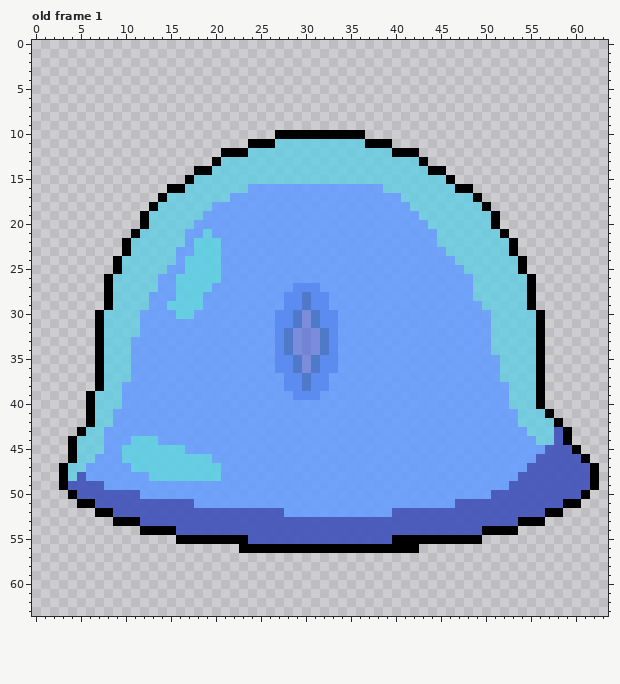
A pixel-art file gets an edit: Sprites/Slime.aseprite. The first picture shows the starting point.
64x64 pixels, 1 frame. Shown: old frame 1. The commit also changed other frames, which this record leaves out.
New version:
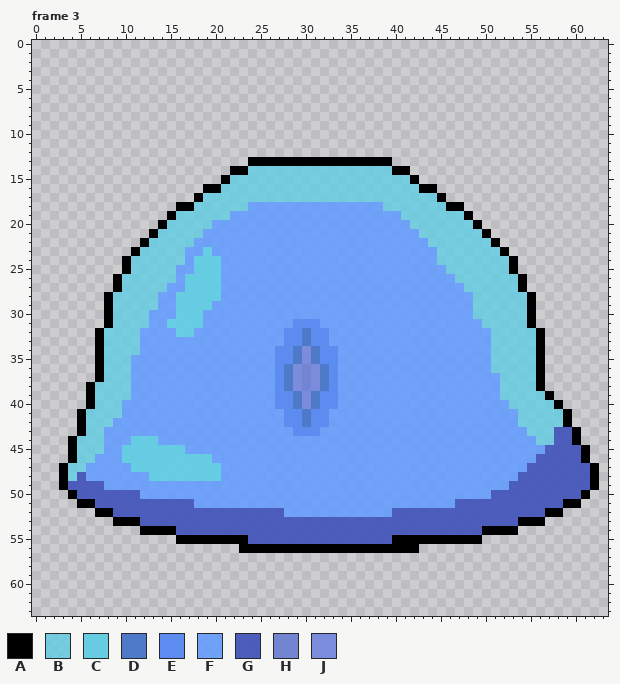
Palette (. is transparent): A #000000  B #5fcde4c7  C #5fcde4ee  D #4e7ac9  E #5c8cf0  F #639bffdd  G #4455bbee  H #7384d3  J #7c8cdd
A new or re-ordered frame is compared with the old frame closest to it.
The edit:
frames 1 -> 5
--- frame 3 is new; against old frame 1
@@ x 0..63 @@
  9 ................................................................
-10 ...........................AAAAAAAAAA...........................
-11 ........................AAABBBBBBBBBBAAA........................
-12 .....................AAABBBBBBBBBBBBBBBBAAA.....................
-13 ....................ABBBBBBBBBBBBBBBBBBBBBBA....................
-14 ..................AABBBBBBBBBBBBBBBBBBBBBBBBAA..................
-15 .................ABBBBBBBBBBBBBBBBBBBBBBBBBBBBA.................
-16 ...............AABBBBBBBFFFFFFFFFFFFFFFBBBBBBBBAA...............
-17 ..............ABBBBBBBFFFFFFFFFFFFFFFFFFFBBBBBBBBA..............
-18 .............ABBBBBBFFFFFFFFFFFFFFFFFFFFFFBBBBBBBBA.............
-19 ............ABBBBBBFFFFFFFFFFFFFFFFFFFFFFFFBBBBBBBBA............
-20 ............ABBBBBFFFFFFFFFFFFFFFFFFFFFFFFFFBBBBBBBA............
-21 ...........ABBBBBFFCFFFFFFFFFFFFFFFFFFFFFFFFFBBBBBBBA...........
-22 ..........ABBBBBBFCCCFFFFFFFFFFFFFFFFFFFFFFFFBBBBBBBBA..........
-23 ..........ABBBBBFFCCCFFFFFFFFFFFFFFFFFFFFFFFFFBBBBBBBA..........
-24 .........ABBBBBBFCCCCFFFFFFFFFFFFFFFFFFFFFFFFFFBBBBBBBA.........
-25 .........ABBBBBFFCCCCFFFFFFFFFFFFFFFFFFFFFFFFFFFBBBBBBA.........
-26 ........ABBBBBFFCCCCCFFFFFFFFFFFFFFFFFFFFFFFFFFFFBBBBBBA........
-27 ........ABBBBBFFCCCCFFFFFFFFFEEEFFFFFFFFFFFFFFFFFBBBBBBA........
-28 ........ABBBBFFFCCCFFFFFFFFFEEDEEFFFFFFFFFFFFFFFFBBBBBBA........
-29 ........ABBBBFFCCCCFFFFFFFFFEEDEEFFFFFFFFFFFFFFFFFBBBBBA........
-30 .......ABBBBFFFFCCFFFFFFFFFEEDJDEEFFFFFFFFFFFFFFFFFBBBBBA.......
-31 .......ABBBBFFFFFFFFFFFFFFFEEDJDEEFFFFFFFFFFFFFFFFFBBBBBA.......
-32 .......ABBBBFFFFFFFFFFFFFFFEDJHJDEFFFFFFFFFFFFFFFFFBBBBBA.......
-33 .......ABBBFFFFFFFFFFFFFFFFEDJHJDEFFFFFFFFFFFFFFFFFBBBBBA.......
-34 .......ABBBFFFFFFFFFFFFFFFFEDJHJDEFFFFFFFFFFFFFFFFFBBBBBA.......
-35 .......ABBBFFFFFFFFFFFFFFFFEEDJDEEFFFFFFFFFFFFFFFFFFBBBBA.......
-36 .......ABBBFFFFFFFFFFFFFFFFEEDJDEEFFFFFFFFFFFFFFFFFFBBBBA.......
-37 .......ABBBFFFFFFFFFFFFFFFFFEEDEEFFFFFFFFFFFFFFFFFFFBBBBA.......
-38 .......ABBFFFFFFFFFFFFFFFFFFEEDEEFFFFFFFFFFFFFFFFFFFFBBBA.......
-39 ......ABBBFFFFFFFFFFFFFFFFFFFEEEFFFFFFFFFFFFFFFFFFFFFBBBA.......
-40 ......ABBBFFFFFFFFFFFFFFFFFFFFFFFFFFFFFFFFFFFFFFFFFFFBBBA.......
-41 ......ABBFFFFFFFFFFFFFFFFFFFFFFFFFFFFFFFFFFFFFFFFFFFFFBBBA......
-42 ......ABBFFFFFFFFFFFFFFFFFFFFFFFFFFFFFFFFFFFFFFFFFFFFFBBBBA.....
-43 .....ABBFFFFFFFFFFFFFFFFFFFFFFFFFFFFFFFFFFFFFFFFFFFFFFFBBBGA....
-44 ....ABBBFFFCCCFFFFFFFFFFFFFFFFFFFFFFFFFFFFFFFFFFFFFFFFFFBBGA....
-45 ....ABBBFFCCCCCCCFFFFFFFFFFFFFFFFFFFFFFFFFFFFFFFFFFFFFFFFGGGA...
+10 ................................................................
+11 ................................................................
+12 ................................................................
+13 ........................AAAAAAAAAAAAAAAA........................
+14 ......................AABBBBBBBBBBBBBBBBAA......................
+15 .....................ABBBBBBBBBBBBBBBBBBBBA.....................
+16 ...................AABBBBBBBBBBBBBBBBBBBBBBAA...................
+17 ..................ABBBBBBBBBBBBBBBBBBBBBBBBBBA..................
+18 ................AABBBBBBFFFFFFFFFFFFFFFBBBBBBBAA................
+19 ...............ABBBBBBFFFFFFFFFFFFFFFFFFFBBBBBBBA...............
+20 ..............ABBBBBFFFFFFFFFFFFFFFFFFFFFFBBBBBBBA..............
+21 .............ABBBBBFFFFFFFFFFFFFFFFFFFFFFFFBBBBBBBA.............
+22 ............ABBBBBFFFFFFFFFFFFFFFFFFFFFFFFFFBBBBBBBA............
+23 ...........ABBBBBFFCFFFFFFFFFFFFFFFFFFFFFFFFFBBBBBBBA...........
+24 ..........ABBBBBBFCCCFFFFFFFFFFFFFFFFFFFFFFFFBBBBBBBBA..........
+25 ..........ABBBBBFFCCCFFFFFFFFFFFFFFFFFFFFFFFFFBBBBBBBA..........
+26 .........ABBBBBBFCCCCFFFFFFFFFFFFFFFFFFFFFFFFFFBBBBBBBA.........
+27 .........ABBBBBFFCCCCFFFFFFFFFFFFFFFFFFFFFFFFFFFBBBBBBA.........
+28 ........ABBBBBFFCCCCCFFFFFFFFFFFFFFFFFFFFFFFFFFFFBBBBBBA........
+29 ........ABBBBBFFCCCCFFFFFFFFFFFFFFFFFFFFFFFFFFFFFBBBBBBA........
+30 ........ABBBBFFFCCCFFFFFFFFFFFFFFFFFFFFFFFFFFFFFFBBBBBBA........
+31 ........ABBBBFFCCCCFFFFFFFFFFEEEFFFFFFFFFFFFFFFFFFBBBBBA........
+32 .......ABBBBFFFFCCFFFFFFFFFFEEDEEFFFFFFFFFFFFFFFFFFBBBBBA.......
+33 .......ABBBBFFFFFFFFFFFFFFFFEEDEEFFFFFFFFFFFFFFFFFFBBBBBA.......
+34 .......ABBBBFFFFFFFFFFFFFFFEEDJDEEFFFFFFFFFFFFFFFFFBBBBBA.......
+35 .......ABBBFFFFFFFFFFFFFFFFEEDJDEEFFFFFFFFFFFFFFFFFBBBBBA.......
+36 .......ABBBFFFFFFFFFFFFFFFFEDJHJDEFFFFFFFFFFFFFFFFFBBBBBA.......
+37 .......ABBBFFFFFFFFFFFFFFFFEDJHJDEFFFFFFFFFFFFFFFFFFBBBBA.......
+38 ......ABBBBFFFFFFFFFFFFFFFFEDJHJDEFFFFFFFFFFFFFFFFFFBBBBA.......
+39 ......ABBBBFFFFFFFFFFFFFFFFEEDJDEEFFFFFFFFFFFFFFFFFFBBBBBA......
+40 ......ABBBFFFFFFFFFFFFFFFFFEEDJDEEFFFFFFFFFFFFFFFFFFFBBBBBA.....
+41 .....ABBBBFFFFFFFFFFFFFFFFFFEEDEEFFFFFFFFFFFFFFFFFFFFFBBBBBA....
+42 .....ABBBFFFFFFFFFFFFFFFFFFFEEDEEFFFFFFFFFFFFFFFFFFFFFBBBBBA....
+43 .....ABBFFFFFFFFFFFFFFFFFFFFFEEEFFFFFFFFFFFFFFFFFFFFFFFBBBGGA...
+44 ....ABBBFFFCCCFFFFFFFFFFFFFFFFFFFFFFFFFFFFFFFFFFFFFFFFFFBBGGA...
+45 ....ABBBFFCCCCCCCFFFFFFFFFFFFFFFFFFFFFFFFFFFFFFFFFFFFFFFFGGGGA..
 46 ....ABBFFFCCCCCCCCCCFFFFFFFFFFFFFFFFFFFFFFFFFFFFFFFFFFFFGGGGGA..
Where, in picture pixels (left, top, right, bottom), the same in both pictures:
changed: (77, 130, 590, 454)
